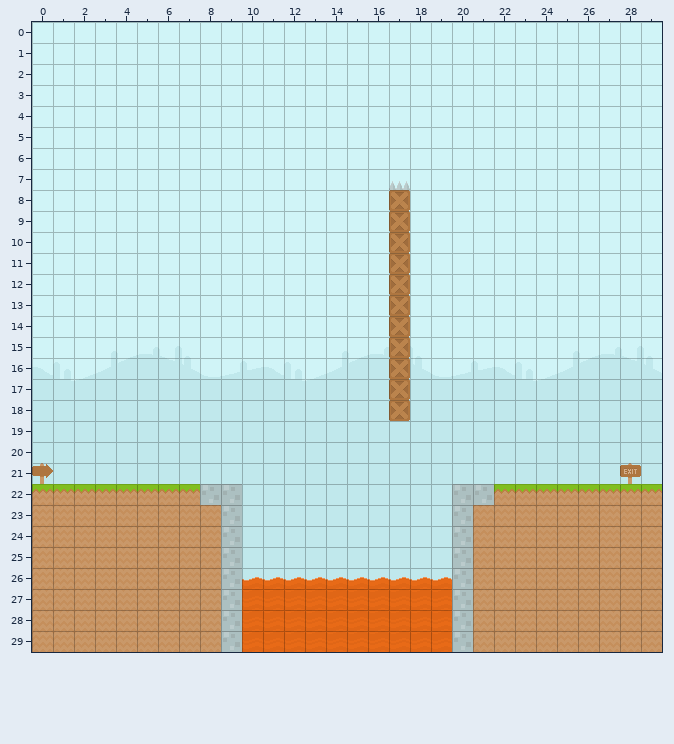
An edit to a level. Tiled map, resources/level3.tmx. That is the earlier state.
Cells are 21x21 px. Shown: x 0..29, y 0..29.
Once edited:
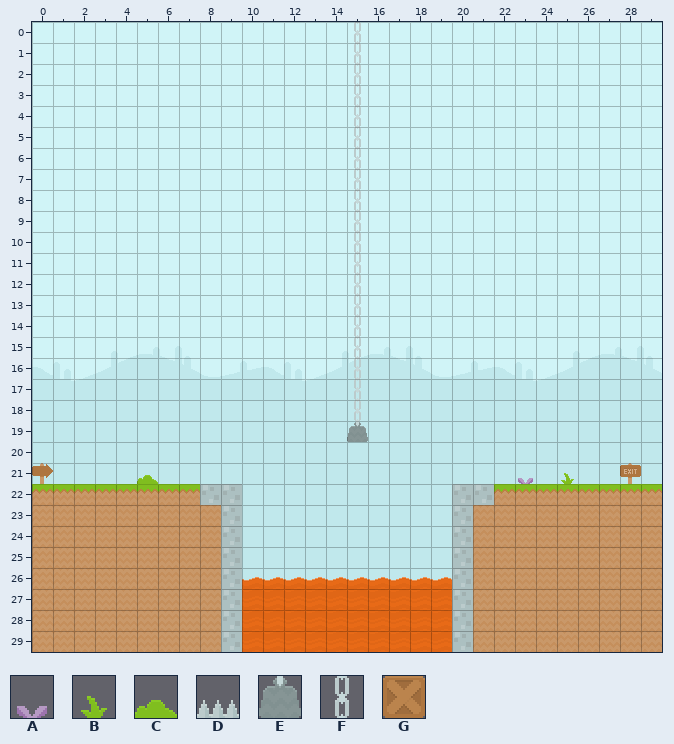
Key: from "spritesheet": A 16, B 17, C 46, D 70, E 72, F 73, G 191.
_ is an empty cell, . an unchanged one.
Tiles of an added or newly shown layer are drawn over the layers below it.
Change:
--- layer "Platforms"
@@ x 15..17 @@
- 0 _..
- 1 _..
- 2 _..
- 3 _..
- 4 _..
- 5 _..
- 6 _..
- 7 _..
- 8 _.G
- 9 _.G
-10 _.G
-11 _.G
-12 _.G
-13 _.G
-14 _.G
-15 _.G
-16 _.G
-17 _.G
-18 _.G
-19 _..
+ 0 F..
+ 1 F..
+ 2 F..
+ 3 F..
+ 4 F..
+ 5 F..
+ 6 F..
+ 7 F..
+ 8 F._
+ 9 F._
+10 F._
+11 F._
+12 F._
+13 F._
+14 F._
+15 F._
+16 F._
+17 F._
+18 F._
+19 E..
--- layer "Spikes"
@@ x 17..17 @@
- 7 D
+ 7 _
--- layer "Tile Layer 2" (added)
@@ x 5..25 @@
-21 _................._._
+21 C.................A.B
